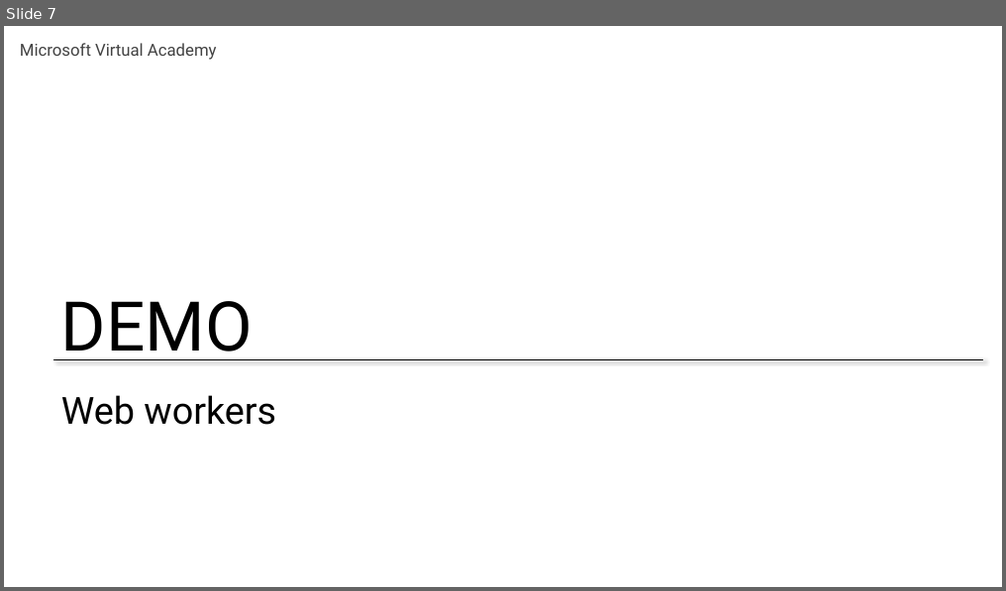
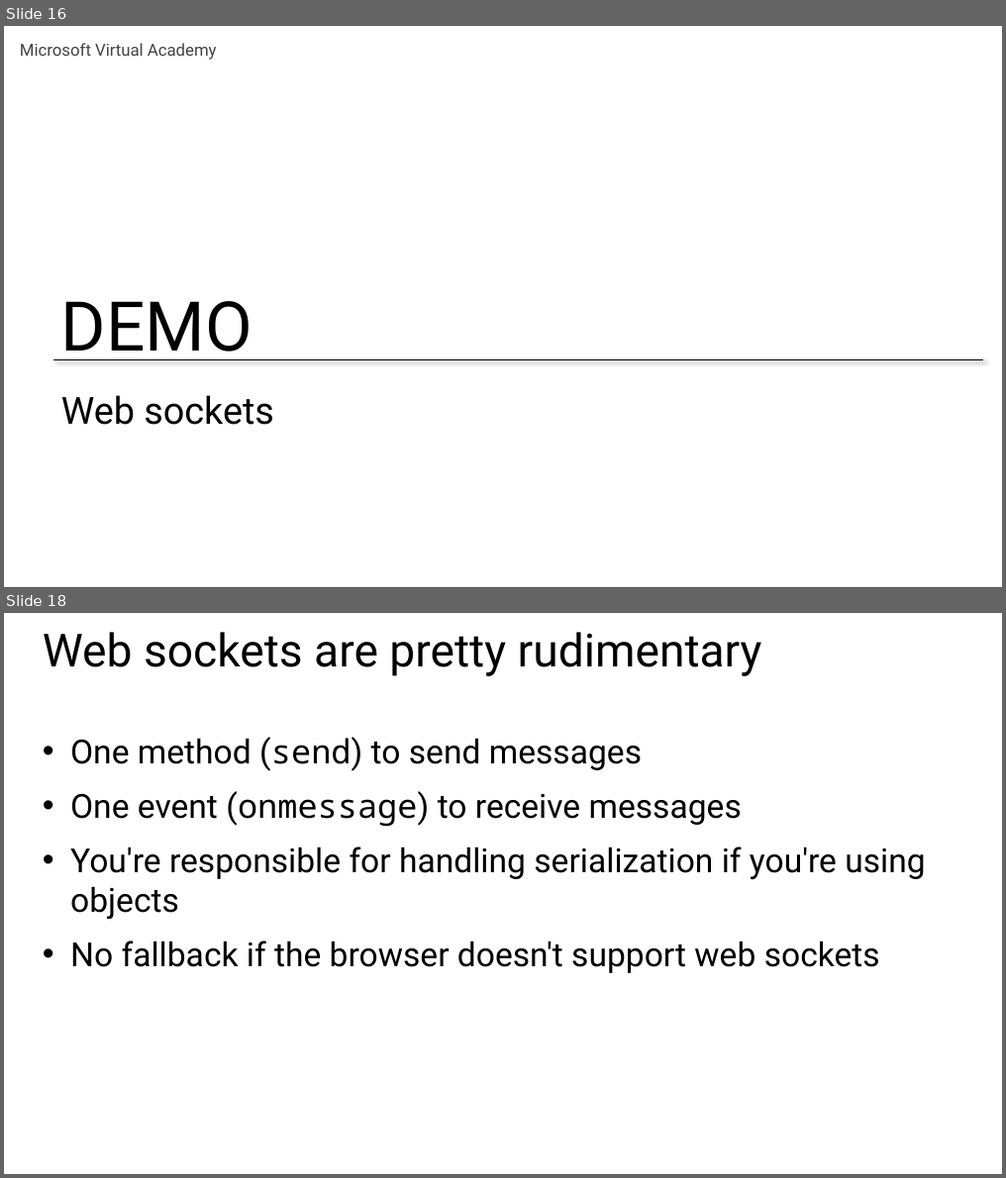
Before and after one commit to Amart85/JavaScript-Experienced-Developers, a slide deck: Slides/Module 4 - Server communication.pptx. Shown one above the other, each under a label of ours: slide 7 before the commit, slides 16 and 18 after it; the slides between them are not shown. The pictures are 1006x591 and 1006x1178 pixels, drawn with LibreOffice and Linux fonts; fonts in the diff are those of the drawing. Boxes give left, top, right and bottom in pixels: in the first picture for what was removed or moved away, otherwise in the second. Text is boxed around its words. In the diff, an @@ line names an element or a change of style, - is before the commit and + after.

```diff
--- a/Slides/Module 4 - Server communication.pptx
+++ b/Slides/Module 4 - Server communication.pptx
@@ slide 18 added at (x1=4, y1=613, x2=1002, y2=1174), background #FFFFFF @@
@@ title added at (x1=43, y1=632, x2=762, y2=676), 44 pt, text #000000 @@
+Web sockets are pretty rudimentary
@@ text added at (x1=70, y1=737, x2=925, y2=973), 32 pt, text #000000 @@
+• One method (send) to send messages
+• One event (onmessage) to receive messages
+• You're responsible for handling serialization if you're using objects
+• No fallback if the browser doesn't support web sockets
@@ what was slide 7 is now slide 16 @@
@@ slide 16 changed as well @@
@@ title at (x1=61, y1=395, x2=274, y2=425): text changed @@
-Web workers
+Web sockets
```
Also in this commit, not shown: 2 other slides changed, 10 other slides added, 9 slides removed, 1 other file.
